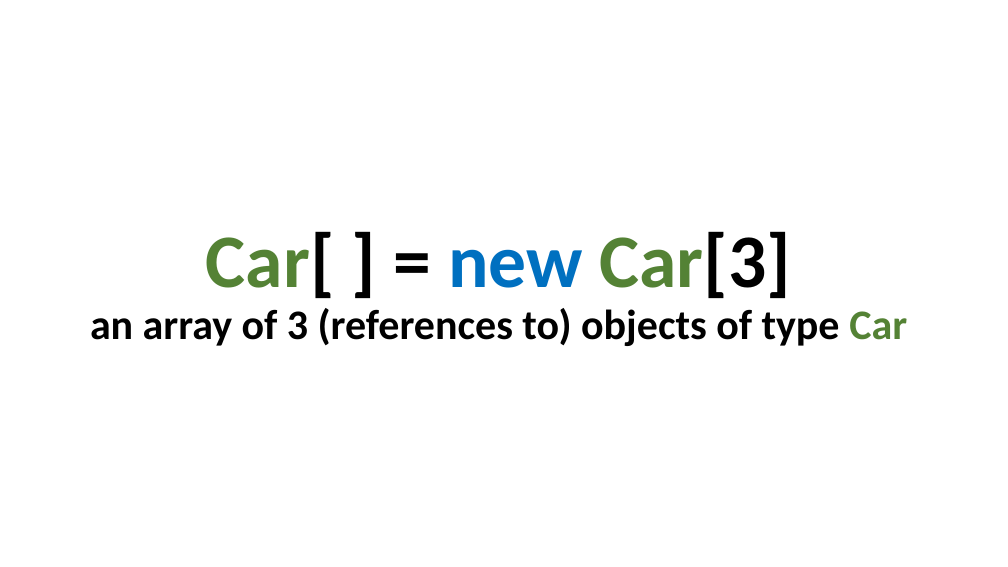
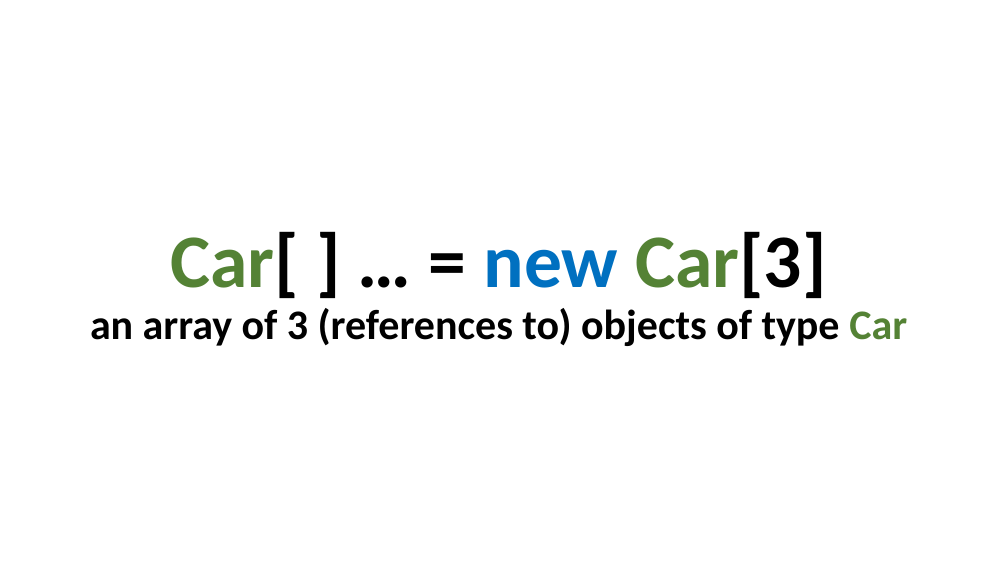
Before and after one commit to perl-easj/Teaching-materials, a slide deck: slide 11 of CSharpProgramming/Presentations/ProgPartII/Lists.pptx. Drawn at 1008x567 pixels with LibreOffice and Linux fonts; fonts in the diff are those of the drawing. Boxes give left, top, right and bottom in pixels: in the first picture for what was removed or moved away, otherwise in the second. Text is boxed around its words. In the diff, an @@ line names an element or a change of style, - is before the commit and + after.

```diff
--- a/CSharpProgramming/Presentations/ProgPartII/Lists.pptx
+++ b/CSharpProgramming/Presentations/ProgPartII/Lists.pptx
@@ title at bbox=[90, 231, 907, 346]: text changed @@
-Car[ ] = new Car[3]
-an array of 3 (references to) objects of type Car
+Car[ ] … = new Car[3]
+an array of 3 (references to) objects of type Car
```
Also in this commit, not shown: 10 other slides changed, 1 slide added.
